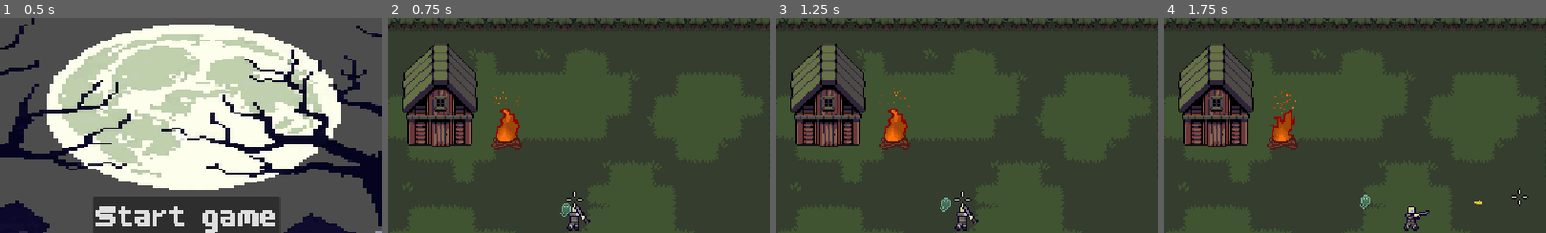
Above: before the commit, frames 1-4 (left to right).
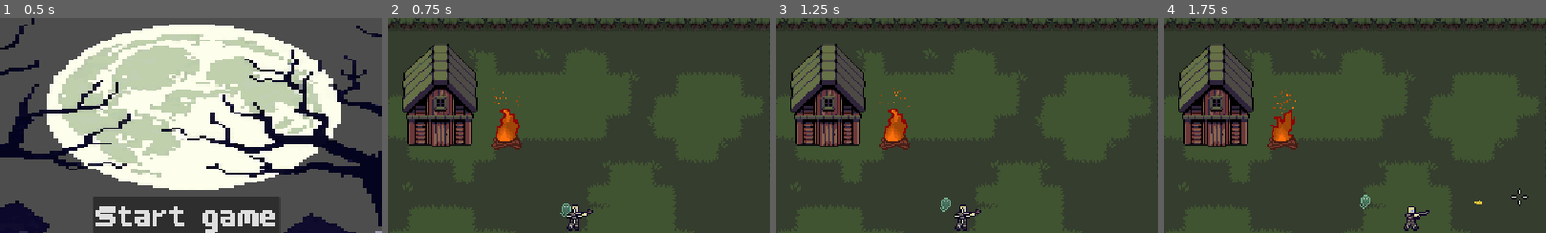
Above: after the commit, the same moments.

Repository: Silgnis/Game-Design-Project
Game: Godot game, scene res://Scenes/Menus/MainMenu.tscn
Same seed, same stepped clock (60 frames per second), same inputs: the game is played once before the commit and once after it. Sound files missing from this copy of the repository are replaced by a short silence.
Inputs (mouse positions are % of the whole screen's width and height, from its top left):
- Up to frame 1 (0.5 s): no input
- Up to frame 2 (0.75 s): click "Start game" at 0.5 s
- Up to frame 3 (1.25 s): no input
- Up to frame 4 (1.75 s): tap Enter (ui_accept) at 1.25, 1.52 s; move the mouse to (72, 45) at 1.27 s; press the mouse at (72, 45) at 1.28 s; hold Right (right) from 1.28 s (still down)
The pictures show only the part of the screen within x 26-76%, y 4-54%; the shares and areas given below are measured in that part.

Frame 1 is identical in both runs. In frame 2, 0.3% of the frame differs, in the area x 46-54%, y 80-97%; in frame 3, 0.3%; in frame 4, nothing differs.

Commit message:
chore: qol fixes

Diff:
--- a/Scenes/Menus/MainMenu.tscn
+++ b/Scenes/Menus/MainMenu.tscn
@@ -59,13 +59,12 @@
 offset_bottom = -38.0
 grow_horizontal = 2
 grow_vertical = 2
+theme_override_constants/margin_top = 54
 
 [node name="VBoxContainer" type="VBoxContainer" parent="MarginContainer" unique_id=545801492]
 layout_mode = 2
 size_flags_horizontal = 4
 size_flags_vertical = 4
-offset_transform_enabled = true
-offset_transform_position = Vector2(0, 27)
 theme = SubResource("Theme_b42ut")
 alignment = 1
 
@@ -84,7 +83,7 @@
 [node name="Title" type="Label" parent="MarginContainer" unique_id=1409325068]
 layout_mode = 2
 offset_transform_enabled = true
-offset_transform_position = Vector2(0, 180)
+offset_transform_position = Vector2(0, 153)
 theme = SubResource("Theme_t3rt0")
 theme_override_fonts/font = ExtResource("3_hqtmt")
 theme_override_font_sizes/font_size = 70
--- a/Scenes/Rooms/room1_new.tscn
+++ b/Scenes/Rooms/room1_new.tscn
@@ -5,7 +5,6 @@
 [ext_resource type="TileSet" uid="uid://dryk2kwaslu3x" path="res://Resources/new_trees_tiletes.tres" id="3_3xnaf"]
 [ext_resource type="Texture2D" uid="uid://bjsfomosc24o3" path="res://Resources/Custom Assets/house_1x.png" id="3_6g88d"]
 [ext_resource type="PackedScene" uid="uid://bwqtx1yctedcj" path="res://Scenes/campfire.tscn" id="5_40lmo"]
-[ext_resource type="Script" uid="uid://c20pvhcj6oand" path="res://Scripts/dialogue_trigger.gd" id="6_dlgtrig"]
 [ext_resource type="Texture2D" uid="uid://61g6trjx76hf" path="res://Resources/Custom Assets/Dark Green Move.png" id="8_tutmove"]
 [ext_resource type="Texture2D" uid="uid://dw376rftp1k8k" path="res://Resources/Custom Assets/Dark Green Attack.png" id="9_tutatk"]
 
@@ -54,9 +53,6 @@
 [sub_resource type="TileSet" id="TileSet_1wtbc"]
 physics_layer_0/collision_layer = 1
 sources/0 = SubResource("TileSetAtlasSource_glwgt")
-
-[sub_resource type="RectangleShape2D" id="RectangleShape2D_dlgtrig"]
-size = Vector2(72, 48)
 
 [node name="Room1" type="Node2D" unique_id=1224556216]
 script = ExtResource("1_mc107")
@@ -109,15 +105,6 @@
 [node name="Campfire" parent="." unique_id=728852670 instance=ExtResource("5_40lmo")]
 position = Vector2(-49, -66)
 
-[node name="CampfireDialogue" type="Area2D" parent="." unique_id=529172616]
-position = Vector2(-49, -60)
-script = ExtResource("6_dlgtrig")
-speaker = "???"
-lines = Array[String](["...A traveller? Sit by the fire a while.", "These woods weren't always this dark. Something woke up out there."])
-
-[node name="CollisionShape2D" type="CollisionShape2D" parent="CampfireDialogue" unique_id=711005098]
-shape = SubResource("RectangleShape2D_dlgtrig")
-
 [node name="Tutorial" type="Node2D" parent="." unique_id=873064279]
 texture_filter = 1
 
--- a/Scripts/troll_new.gd
+++ b/Scripts/troll_new.gd
@@ -2,7 +2,7 @@
 
 @export var rock_scene: PackedScene = preload("res://Scenes/rock_bullet_new.tscn")
 @export var first_throw_delay: float = 1.0
-@export var throw_interval: float = 6.0
+@export var throw_interval: float = 3.5
 @export var throw_pose_time: float = 0.3
 
 # Throw sprite per stage. The idle sprites come from stage_sprites in EnemyBase.
